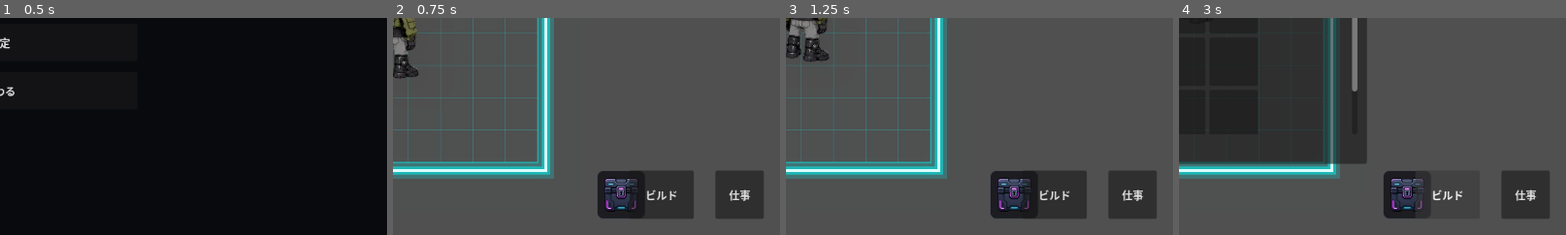
Above: before the commit, frames 1-4 (left to right).
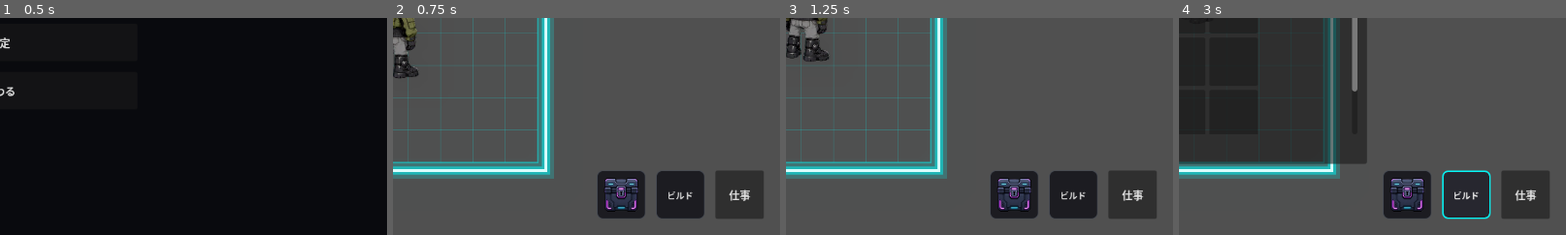
Above: after the commit, the same moments.

Repository: grimoire1089-coder/optimistic
Game: Godot game, scene res://Scenes/Boot/TitleScene.tscn
Same seed, same stepped clock (60 frames per second), same inputs: the game is played once before the commit and once after it.
Inputs (mouse positions are % of the whole screen's width and height, from its top left):
- Up to frame 1 (0.5 s): no input
- Up to frame 2 (0.75 s): click "はじめる" at 0.5 s
- Up to frame 3 (1.25 s): no input
- Up to frame 4 (3 s): click (80, 91) at 1.25 s; click "ビルド" at 2 s; click "ビルド中" at 2.75 s
The pictures show only the part of the screen within x 50-100%, y 50-100%; the shares and areas given below are measured in that part.

Frame 1 is identical in both runs. In frame 2, 1.6% of the frame differs, in the area x 60-81%, y 70-93%; in frame 3, 1.6%; in frame 4, 3.0%, in the area x 61-81%, y 70-93%.

Commit message:
Connect build button to controller and move slot

Diff:
--- a/Scripts/UI/HUD/BuildModeButton.gd
+++ b/Scripts/UI/HUD/BuildModeButton.gd
@@ -5,19 +5,23 @@
 
 @export var label_text: String = "ビルド"
 @export var active_label_text: String = "ビルド中"
+@export var build_mode_controller_path: NodePath = NodePath("../../BuildModeController")
 @export var room_map_path: NodePath = NodePath("../../RobinRoomMap")
 @export var fallback_room_is_buildable: bool = true
 @export var click_sfx: AudioStream
 @export var click_sfx_volume_db: float = 0.0
 
+var _build_mode_controller: BuildModeController
 var _room_map: Node
 var _local_build_mode_enabled: bool = false
 
 
 func _ready() -> void:
 	toggle_mode = true
+	_apply_square_button_layout()
 	_load_default_click_sfx_if_needed()
-	_resolve_room_map()
+	_resolve_refs()
+	_connect_controller_signals()
 	_sync_button_state()
 	pressed.connect(_on_pressed)
 
@@ -28,7 +32,7 @@
 
 func _on_pressed() -> void:
 	_play_click_sfx()
-	_resolve_room_map()
+	_resolve_refs()
 	if not _can_build_in_current_room():
 		_set_build_mode_enabled(false)
 		return
@@ -37,8 +41,12 @@
 	_sync_button_state()
 
 
+func _on_build_mode_changed(_enabled: bool) -> void:
+	_sync_button_state()
+
+
 func _sync_button_state() -> void:
-	_resolve_room_map()
+	_resolve_refs()
 	var can_build := _can_build_in_current_room()
 	disabled = not can_build
 
@@ -59,6 +67,8 @@
 
 
 func _can_build_in_current_room() -> bool:
+	if _build_mode_controller != null:
+		return _build_mode_controller.is_buildable()
 	if _room_map == null:
 		return fallback_room_is_buildable
 	if _room_map.has_method("is_buildable"):
@@ -69,6 +79,8 @@
 
 
 func _is_build_mode_enabled() -> bool:
+	if _build_mode_controller != null:
+		return _build_mode_controller.is_build_mode_enabled()
 	if _room_map != null and _room_map.has_method("is_build_mode_enabled"):
 		return _room_map.call("is_build_mode_enabled") == true
 	return _local_build_mode_enabled
@@ -76,19 +88,29 @@
 
 func _set_build_mode_enabled(enabled: bool) -> void:
 	var next_enabled := enabled and _can_build_in_current_room()
-	if _room_map != null and _room_map.has_method("set_build_mode_enabled"):
+	if _build_mode_controller != null:
+		_build_mode_controller.set_build_mode_enabled(next_enabled)
+	elif _room_map != null and _room_map.has_method("set_build_mode_enabled"):
 		_room_map.call("set_build_mode_enabled", next_enabled)
 	else:
 		_local_build_mode_enabled = next_enabled
 	button_pressed = next_enabled
 
 
-func _resolve_room_map() -> void:
-	if _room_map != null:
+func _connect_controller_signals() -> void:
+	if _build_mode_controller == null:
 		return
-	if room_map_path.is_empty():
-		return
-	_room_map = get_node_or_null(room_map_path)
+	var callable := Callable(self, "_on_build_mode_changed")
+	if not _build_mode_controller.build_mode_changed.is_connected(callable):
+		_build_mode_controller.build_mode_changed.connect(callable)
+
+
+func _resolve_refs() -> void:
+	if _build_mode_controller == null and not build_mode_controller_path.is_empty():
+		_build_mode_controller = get_node_or_null(build_mode_controller_path) as BuildModeController
+		_connect_controller_signals()
+	if _room_map == null and not room_map_path.is_empty():
+		_room_map = get_node_or_null(room_map_path)
 
 
 func _play_click_sfx() -> void:
@@ -102,3 +124,31 @@
 		return
 	if ResourceLoader.exists(DEFAULT_CLICK_SFX_PATH):
 		click_sfx = load(DEFAULT_CLICK_SFX_PATH) as AudioStream
+
+
+func _apply_square_button_layout() -> void:
+	custom_minimum_size = Vector2(72.0, 72.0)
+	offset_left = -184.0
+	offset_top = -96.0
+	offset_right = -112.0
+	offset_bottom = -24.0
+	mouse_default_cursor_shape = Control.CURSOR_POINTING_HAND
+	_add_rounded_button_styles()
+
+
+func _add_rounded_button_styles() -> void:
+	add_theme_stylebox_override("normal", _make_style(Color(0.10, 0.10, 0.12, 0.95), Color(0.26, 0.28, 0.32, 1.0), 1))
+	add_theme_stylebox_override("hover", _make_style(Color(0.15, 0.15, 0.18, 0.98), Color(0.00, 1.65, 1.65, 0.95), 2))
+	add_theme_stylebox_override("pressed", _make_style(Color(0.04, 0.20, 0.22, 1.0), Color(0.25, 2.4, 2.4, 1.0), 2))
+	add_theme_stylebox_override("disabled", _make_style(Color(0.08, 0.08, 0.09, 0.62), Color(0.18, 0.18, 0.20, 0.8), 1))
+	add_theme_font_size_override("font_size", 13)
+
+
+func _make_style(bg_color: Color, border_color: Color, border_width: int) -> StyleBoxFlat:
+	var style := StyleBoxFlat.new()
+	style.bg_color = bg_color
+	style.border_color = border_color
+	style.set_border_width_all(border_width)
+	style.set_corner_radius_all(8)
+	style.set_content_margin_all(4.0)
+	return style
